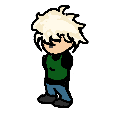
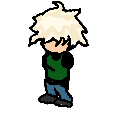
Revision of a layered 128×128 image; what changed, layer by layer:
moved "Pintar camada 1" into group "sprite1" over bbox(27, 0, 90, 108)
moved "Pintar camada 2" into group "sprite1" over bbox(27, 0, 90, 108)
added group "sprite3" with 2 layers above "Background" over bbox(27, 0, 90, 108)
added layer "Pintar camada 6" in group "sprite3" over bbox(27, 0, 90, 108)
added layer "Pintar camada 7" in group "sprite3" over bbox(27, 0, 90, 108)
